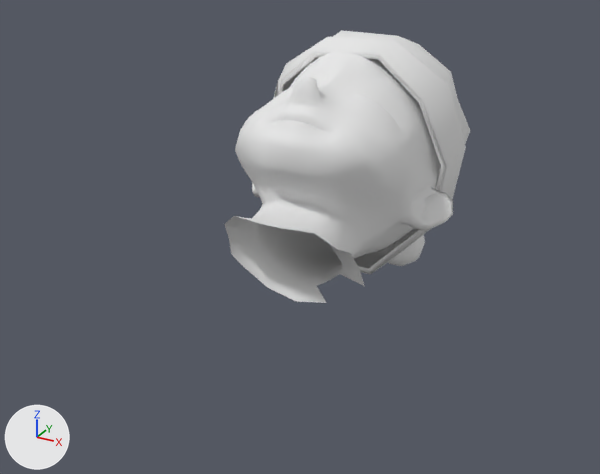
Before and after pictures for a commit that changed the OBJ model dollsPanic/Assets/Datas/3D/オブジェクト/boy.obj.
Rendered twice from a 50 mm camera at (6.38, -4.21, 14.49) aimed at (-1.0, 9.22, 7.77). Lighting does not change. The marker at lower left points along +X, +Y and +Z. Where no turn or scale is listed for an object, it has been applied to the vertices.

The scene before the commit, as lines of its bpy script (objects in view):
```python
me_boy = bpy.data.meshes.new('boy')
me_boy.from_pydata(...)  # 1046 vertices, 1066 faces; spans x -2.17..2.02, y 6.49..14.79, z 6.1..11.78
me_boy.materials.append(mat_boysg)  # white #e7e7e7
ob_boy = bpy.data.objects.new('boy', me_boy)
ob_boy.location = (0.0, 0.0, 0.0)
```
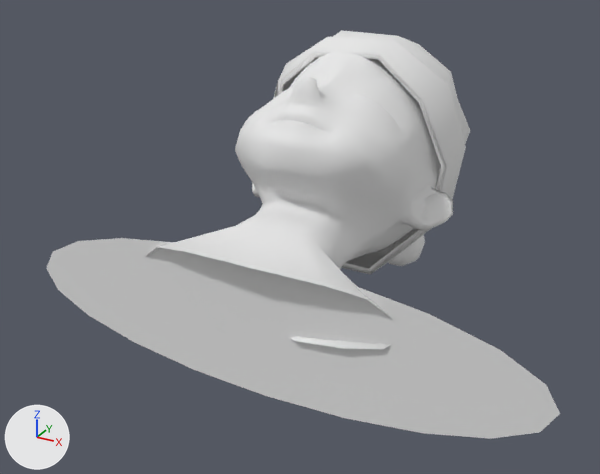
Boxes (x1, y1, x2, y2) around the edits, measured in the pictures (600 x 474 px):
'boy', reshaped (109% wider, 50% taller)
    before: (224, 30, 470, 303)
    after: (46, 30, 560, 439)
part 1 of me_boy, added
    after: (46, 238, 560, 439)
part 2 of me_boy, built on
    before: (224, 207, 364, 303)
    after: (146, 207, 390, 349)

The change in detail:
me_boy is used by ob_boy; location (0.0, 0.0, 0.0).
me_boy had 1046 vertices, 1066 faces and spanned x -2.17..2.02, y 6.49..14.79, z 6.1..11.78.
me_boy now has 1086 vertices, 1106 faces and spans x -4.98..4.88, y 5.85..14.79, z 6.08..11.78.
me_boy part 1: a new loose piece of 21 vertices spanning x -4.98..4.88, y 6.19..6.23, z 6.08..8.76, in mat_boysg (white #e7e7e7).
Part 2, on me_boy:
18 vertices are removed from x -1.42..1.27, y 6.49..7.49, z 7.4..9.22.
18 faces are deleted.
4 vertices in x -0.56..0.41, y 6.86..7.48, z 7.65..9.1 move by (0.0, 0.18, 0.06).
3 vertices in x -0.7..0.1, y 6.88..7.49, z 7.94..9.1 move by (0.0, 0.18, 0.05).
10 vertices move from x -1.02..0.87, y 7.04..7.5, z 7.75..8.96 to x -1.01..0.86, y 7.21..7.68, z 7.81..9.01.
37 vertices are added at x -2.66..2.52, y 5.85..7.51, z 7.28..9.15.
38 new faces join them.
